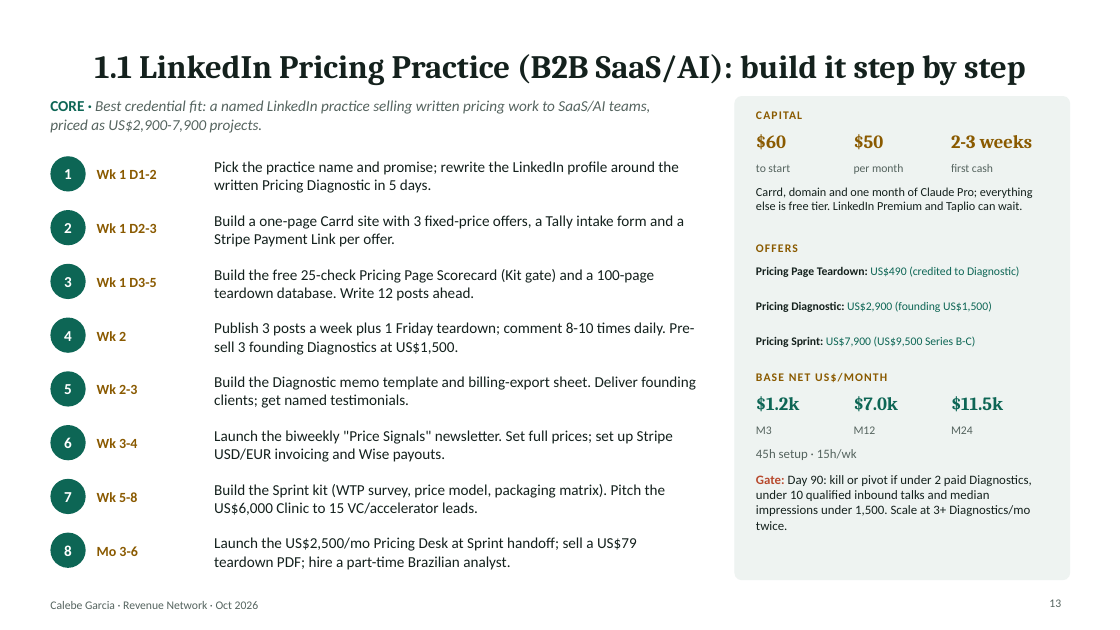
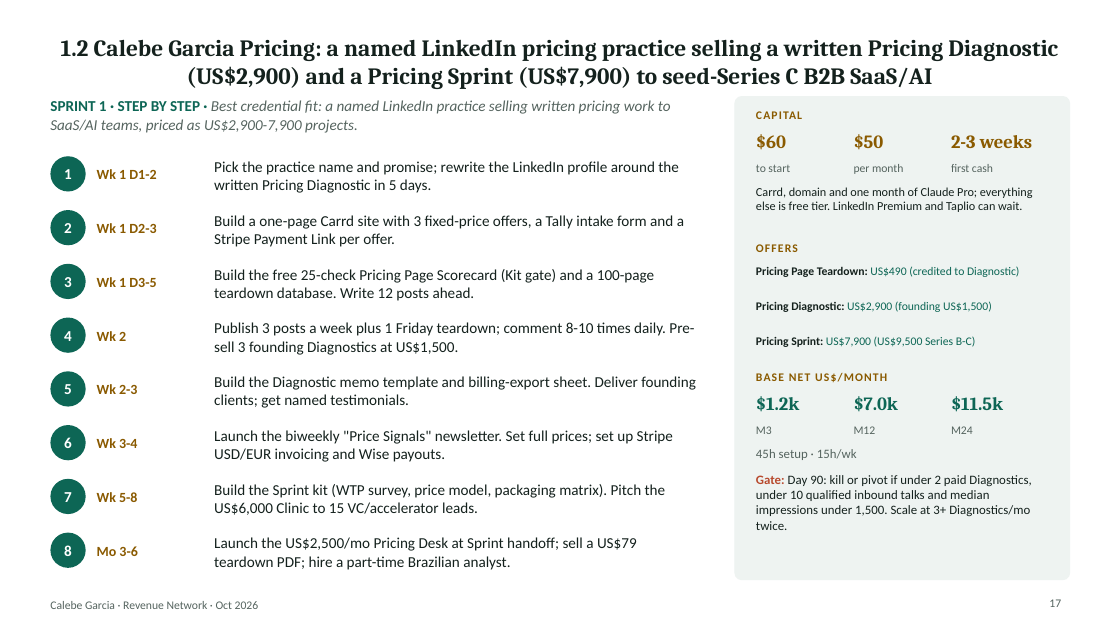
Before and after one commit to algarcalebe-web/legendary-bassoon, a slide deck: slide 17 of research/Calebe_Revenue_Network.pptx (slide 13 before the commit). Drawn at 1120x630 pixels with LibreOffice and Linux fonts; fonts in the diff are those of the drawing. Boxes give left, top, right and bottom in pixels: in the first picture for what was removed or moved away, otherwise in the second. Text is boxed around its words. In the diff, an @@ line names an element or a change of style, - is before the commit and + after.

```diff
--- a/research/Calebe_Revenue_Network.pptx
+++ b/research/Calebe_Revenue_Network.pptx
@@ title at [61, 39, 1058, 89]: text changed; size 28 to 20 pt @@
-1.1 LinkedIn Pricing Practice (B2B SaaS/AI): build it step by step
+1.2 Calebe Garcia Pricing: a named LinkedIn pricing practice selling a written Pricing Diagnostic (US$2,900) and a Pricing Sprint (US$7,900) to seed-Series C B2B SaaS/AI
@@ text at [50, 100, 671, 133]: text changed @@
-CORE · Best credential fit: a named LinkedIn practice selling written pricing work to SaaS/AI teams, priced as US$2,900-7,900 projects.
+SPRINT 1 · STEP BY STEP · Best credential fit: a named LinkedIn practice selling written pricing work to SaaS/AI teams, priced as US$2,900-7,900 projects.
@@ page number at [1049, 599, 1061, 607]: text changed @@
-13
+17
```
Also in this commit, not shown: 104 other slides changed, 16 slides added, 2 slides removed, 2 other files.
